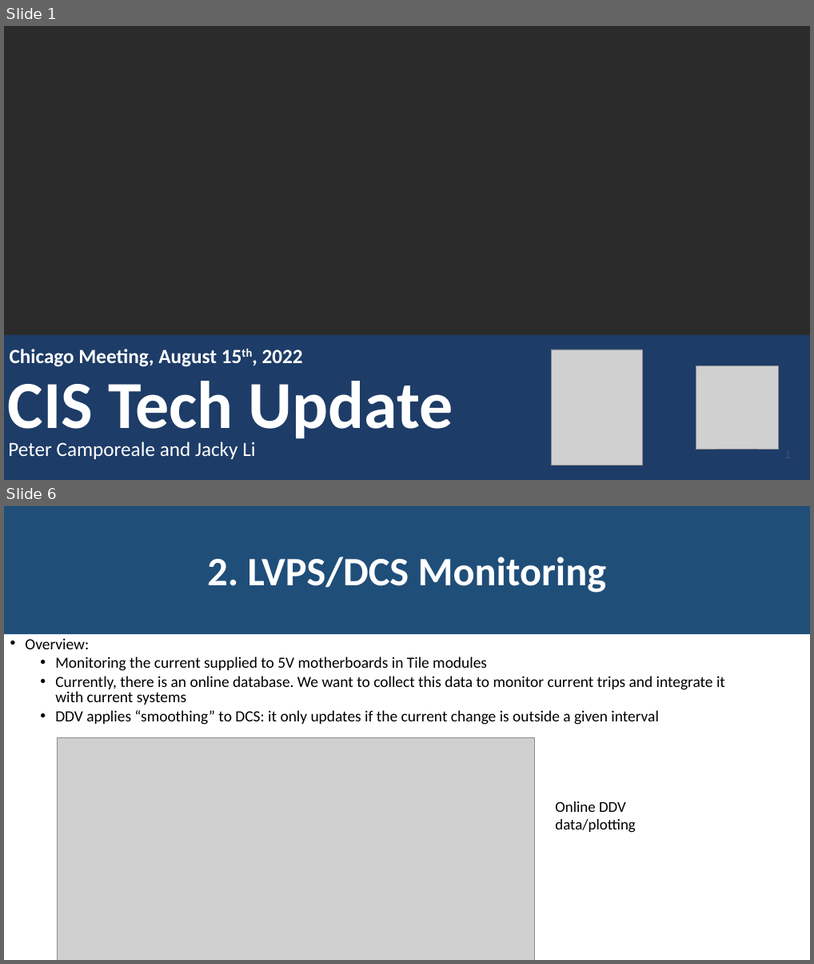
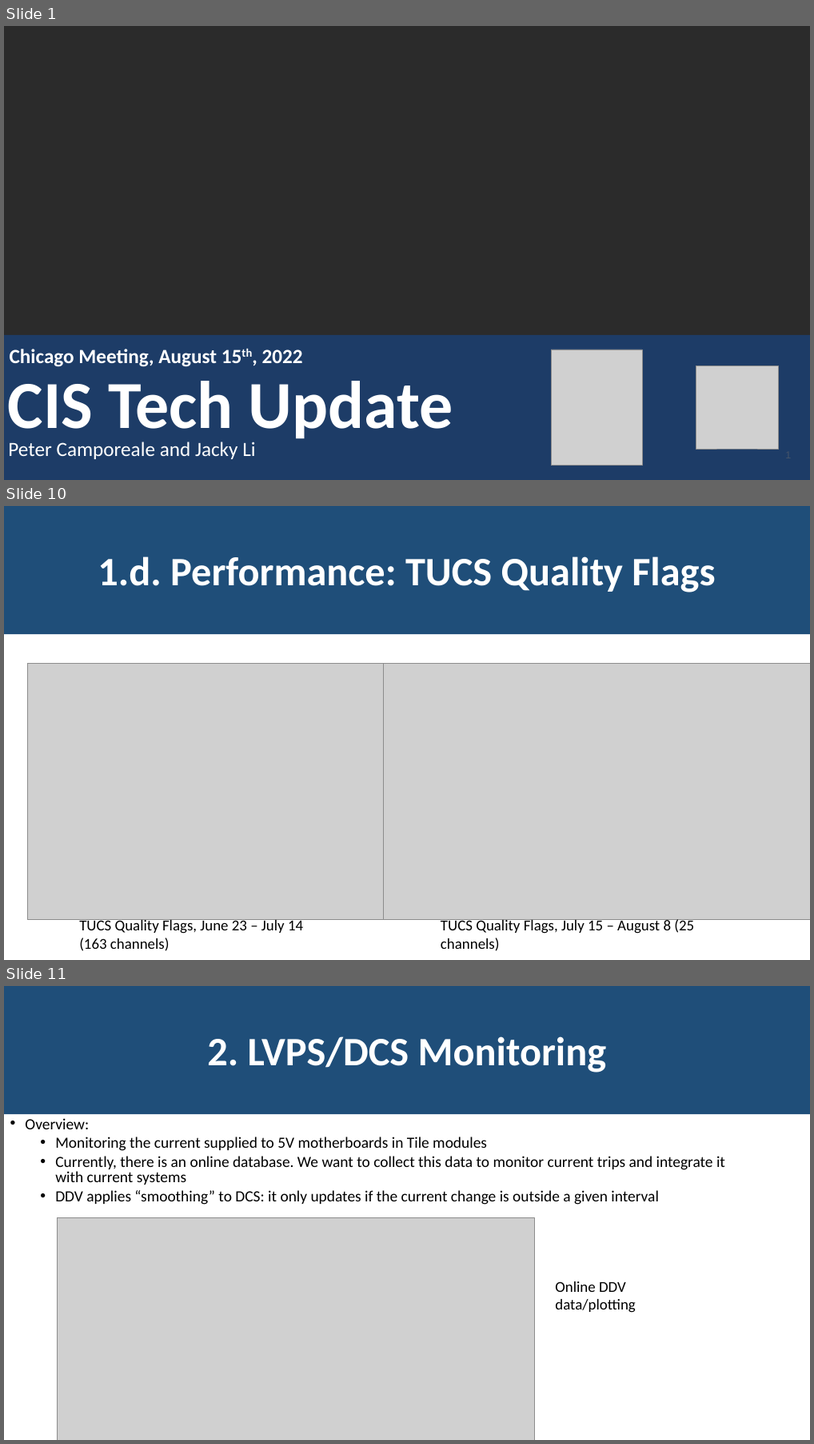
Before and after one commit to JackyMYL/Tile-CIS-group, a slide deck: Chicago Reports/08-15-2022_Jacky&Peter.pptx. Shown one above the other, each under a label of ours: slides 1 and 6 before the commit, slides 1, 10 and 11 after it; the slides between them are not shown. The pictures are 814x964 and 814x1444 pixels, drawn with LibreOffice and Linux fonts; fonts in the diff are those of the drawing; grey boxes stand for pictures; background and template pictures are left out; a plain dark background stands for a picture behind light text. Boxes give left, top, right and bottom in pixels: in the first picture for what was removed or moved away, otherwise in the second. Text is boxed around its words. In the diff, an @@ line names an element or a change of style, - is before the commit and + after.

```diff
--- a/Chicago Reports/08-15-2022_Jacky&Peter.pptx
+++ b/Chicago Reports/08-15-2022_Jacky&Peter.pptx
@@ slide 10 added at box(4, 506, 810, 960), background #FFFFFF @@
@@ rectangle added at box(4, 506, 810, 634), fill #1F4E79, 48 pt, text #FFFFFF, bold @@
+1.d. Performance: TUCS Quality Flags
@@ picture added at box(27, 664, 454, 919) @@
@@ picture added at box(384, 664, 810, 919) @@
@@ text added at box(79, 918, 303, 951), 18 pt, text #000000 @@
+TUCS Quality Flags, June 23 – July 14 (163 channels)
@@ text added at box(441, 918, 694, 951), 18 pt, text #000000 @@
+TUCS Quality Flags, July 15 – August 8 (25 channels)
@@ what was slide 6 is now slide 11 @@
```
Also in this commit, not shown: 5 slides changed, 4 other slides added.
